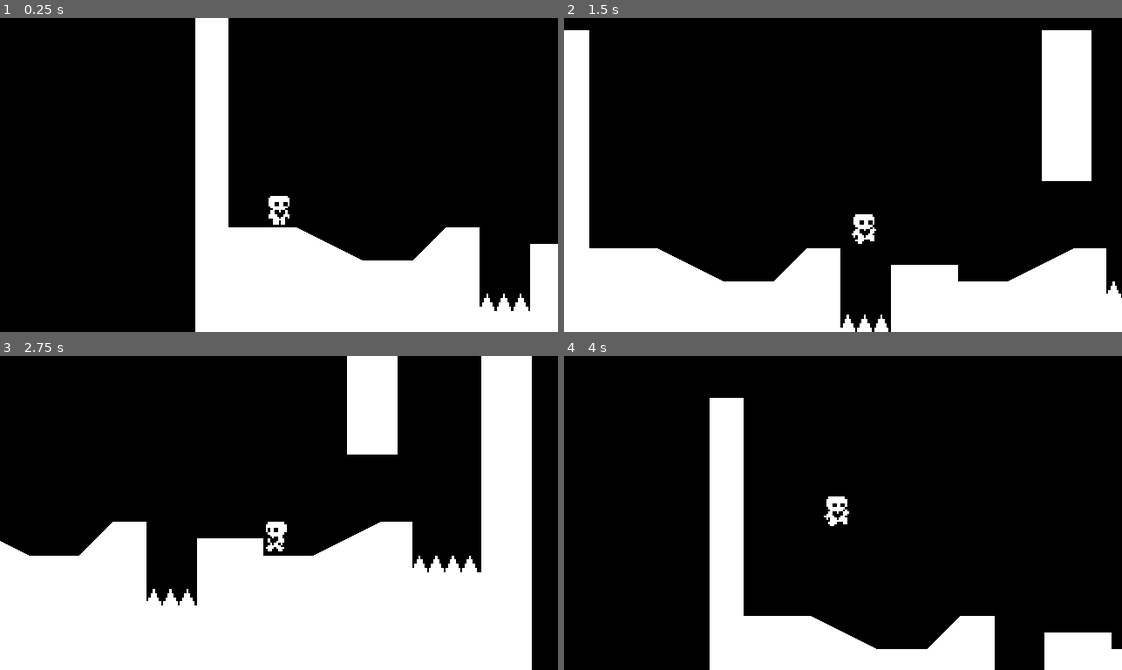
Above: before the commit, frames 1-4 (two rows, left to right).
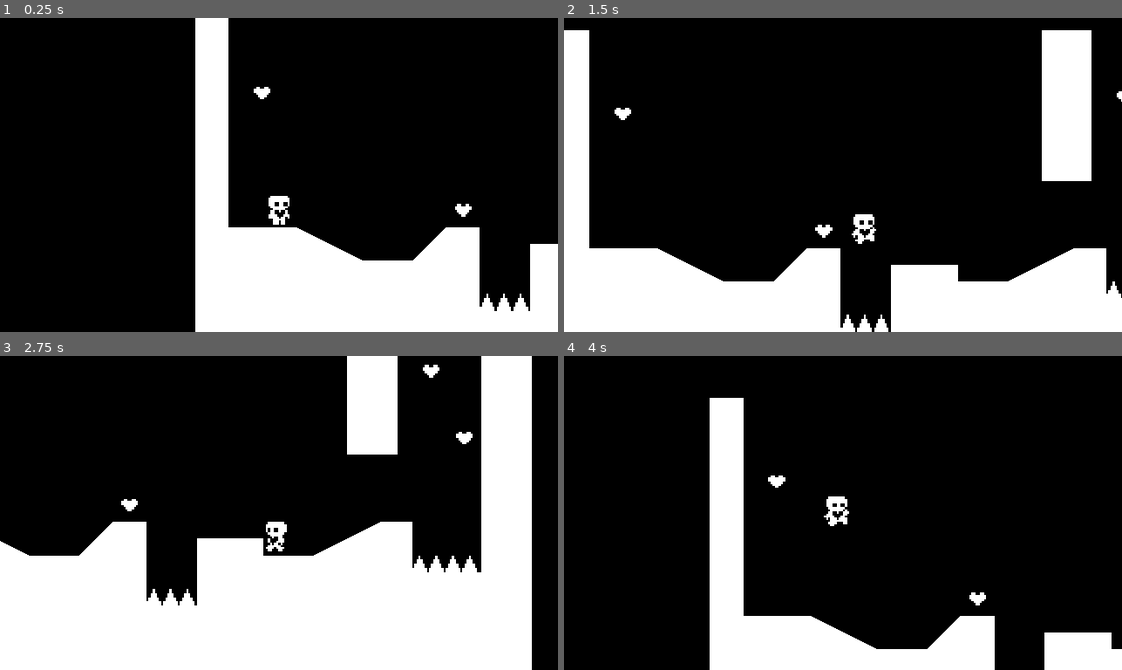
Above: after the commit, the same moments.

Repository: dazheng6/Heart-Platformer
Game: Godot game, scene res://Scenes/world.tscn
Two runs of this game, one before a commit and one after it. Both use one fixed random seed, a clock stepped at 60 frames per second and the inputs below.
Inputs:
- Up to frame 1 (0.25 s): no input
- Up to frame 2 (1.5 s): hold Right (ui_right) from 0.53 s (still down); tap Up (ui_up) at 0.77 s
- Up to frame 3 (2.75 s): tap Up (ui_up) at 1.52 s; release Right (ui_right) at 2.03 s; hold Left (ui_left) from 2.03 s (still down)
- Up to frame 4 (4 s): release Left (ui_left) at 2.78 s; hold Right (ui_right) from 2.78 s (still down); tap Up (ui_up) at 3.02, 3.77 s

The runs differ from the first frame. In frame 1, 0.2% of the frame differs, in the area x 45-85%, y 21-64%; in frame 2, 0.2%; in frame 3, 0.2%, in the area x 21-85%, y 2-50%; in frame 4, 0.2%.

Commit message:
Finished Progress Check 6

Diff:
--- /dev/null
+++ b/Scenes/heart.tscn
@@ -0,0 +1,22 @@
+[gd_scene load_steps=4 format=3 uid="uid://cj7416lf7ns5q"]
+
+[ext_resource type="Texture2D" uid="uid://dl5cc0kt05ern" path="res://sprites/heart.png" id="1_inx04"]
+[ext_resource type="Script" path="res://Scripts/heart.gd" id="1_mpfew"]
+
+[sub_resource type="CircleShape2D" id="CircleShape2D_dtsad"]
+radius = 8.0
+
+[node name="Heart" type="Area2D" groups=["Hearts"]]
+collision_layer = 0
+collision_mask = 2
+script = ExtResource("1_mpfew")
+
+[node name="Sprite2D" type="Sprite2D" parent="."]
+texture = ExtResource("1_inx04")
+
+[node name="CollisionShape2D" type="CollisionShape2D" parent="."]
+visible = false
+scale = Vector2(0.5, 0.5)
+shape = SubResource("CircleShape2D_dtsad")
+
+[connection signal="body_entered" from="." to="." method="_on_body_entered"]
--- /dev/null
+++ b/Scenes/level_completed.tscn
@@ -0,0 +1,22 @@
+[gd_scene format=3 uid="uid://cy6hmwmgqka5j"]
+
+[node name="LevelCompleted" type="ColorRect"]
+anchors_preset = 15
+anchor_right = 1.0
+anchor_bottom = 1.0
+grow_horizontal = 2
+grow_vertical = 2
+color = Color(0, 0, 0, 0.34902)
+
+[node name="CenterContainer" type="CenterContainer" parent="."]
+layout_mode = 1
+anchors_preset = 15
+anchor_right = 1.0
+anchor_bottom = 1.0
+grow_horizontal = 2
+grow_vertical = 2
+
+[node name="Label" type="Label" parent="CenterContainer"]
+layout_mode = 2
+text = "Level Completed
+"
--- a/Scenes/spikes.tscn
+++ b/Scenes/spikes.tscn
@@ -13,8 +13,10 @@
 position = Vector2(8, -3)
 
 [node name="CollisionPolygon2D2" type="CollisionPolygon2D" parent="HazardArea"]
+visible = false
 position = Vector2(8, 0)
 polygon = PackedVector2Array(-8, 3, -5, -3, -4, -3, -1, 3)
 
 [node name="CollisionPolygon2D" type="CollisionPolygon2D" parent="HazardArea"]
+visible = false
 polygon = PackedVector2Array(-8, 3, -5, -3, -4, -3, -1, 3)
--- a/Scenes/world.tscn
+++ b/Scenes/world.tscn
@@ -1,8 +1,10 @@
-[gd_scene load_steps=6 format=3 uid="uid://la8btl4g5ppc"]
+[gd_scene load_steps=8 format=3 uid="uid://la8btl4g5ppc"]
 
 [ext_resource type="Script" path="res://Scripts/world.gd" id="1_ot0k4"]
 [ext_resource type="PackedScene" uid="uid://b3vkmfxunohh8" path="res://Scenes/player.tscn" id="2_w78ye"]
 [ext_resource type="PackedScene" uid="uid://ccfebdwmudstn" path="res://Scenes/spikes.tscn" id="3_gqd4q"]
+[ext_resource type="PackedScene" uid="uid://cj7416lf7ns5q" path="res://Scenes/heart.tscn" id="4_67i3s"]
+[ext_resource type="PackedScene" uid="uid://cy6hmwmgqka5j" path="res://Scenes/level_completed.tscn" id="5_561qb"]
 
 [sub_resource type="PhysicsMaterial" id="PhysicsMaterial_dk5em"]
 
@@ -48,3 +50,23 @@
 
 [node name="Spikes4" parent="." instance=ExtResource("3_gqd4q")]
 position = Vector2(279, 128)
+
+[node name="Heart" parent="." instance=ExtResource("4_67i3s")]
+position = Vector2(128, 96)
+
+[node name="Heart5" parent="." instance=ExtResource("4_67i3s")]
+position = Vector2(32, 40)
+
+[node name="Heart2" parent="." instance=ExtResource("4_67i3s")]
+position = Vector2(288, 64)
+
+[node name="Heart3" parent="." instance=ExtResource("4_67i3s")]
+position = Vector2(272, 32)
+
+[node name="Heart4" parent="." instance=ExtResource("4_67i3s")]
+position = Vector2(304, -8)
+
+[node name="CanvasLayer" type="CanvasLayer" parent="."]
+
+[node name="LevelCompleted" parent="CanvasLayer" instance=ExtResource("5_561qb")]
+visible = false
--- /dev/null
+++ b/Scripts/Events.gd
@@ -0,0 +1,3 @@
+extends Node
+
+signal level_completed
--- /dev/null
+++ b/Scripts/heart.gd
@@ -0,0 +1,7 @@
+extends Area2D
+
+func _on_body_entered(body):
+	queue_free()
+	var hearts = get_tree().get_nodes_in_group("Hearts")
+	if hearts.size() == 1:
+		Events.level_completed.emit()
--- a/Scripts/player.gd
+++ b/Scripts/player.gd
@@ -80,6 +80,5 @@
 	if not is_on_floor():
 		animated_sprite_2d.play("jump")
 
-
 func _on_hazard_detector_area_entered(area):
 	global_position = starting_position
--- a/Scripts/world.gd
+++ b/Scripts/world.gd
@@ -2,7 +2,13 @@
 
 @onready var collision_polygon_2d = $StaticBody2D/CollisionPolygon2D
 @onready var polygon_2d = $StaticBody2D/CollisionPolygon2D/Polygon2D
+@onready var level_completed = $CanvasLayer/LevelCompleted
 
 func _ready():
 	RenderingServer.set_default_clear_color(Color.BLACK)
 	polygon_2d.polygon = collision_polygon_2d.polygon
+	Events.level_completed.connect(show_level_completed)
+
+func show_level_completed():
+	level_completed.show()
+	get_tree().paused = true
--- a/project.godot
+++ b/project.godot
@@ -14,6 +14,10 @@
 run/main_scene="res://Scenes/world.tscn"
 config/features=PackedStringArray("4.2", "Forward Plus")
 config/icon="res://icon.svg"
+
+[autoload]
+
+Events="*res://Scripts/Events.gd"
 
 [display]
 
Binary file added: sprites/heart.png
Not shown, added: sprites/heart.png.import
